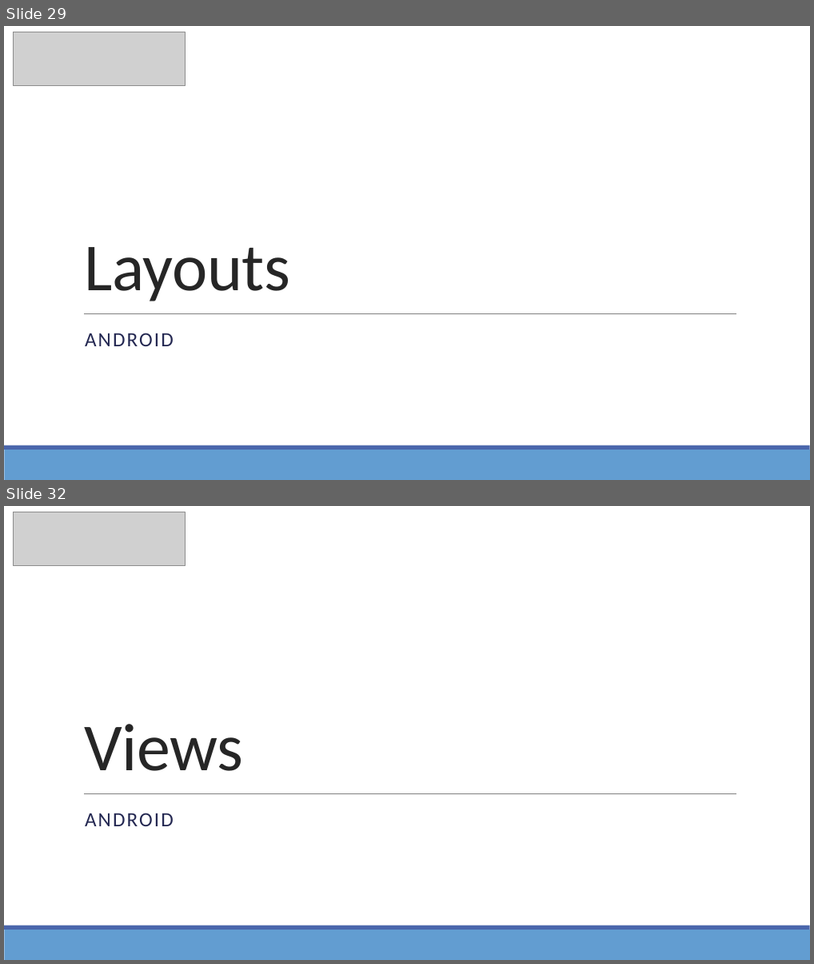
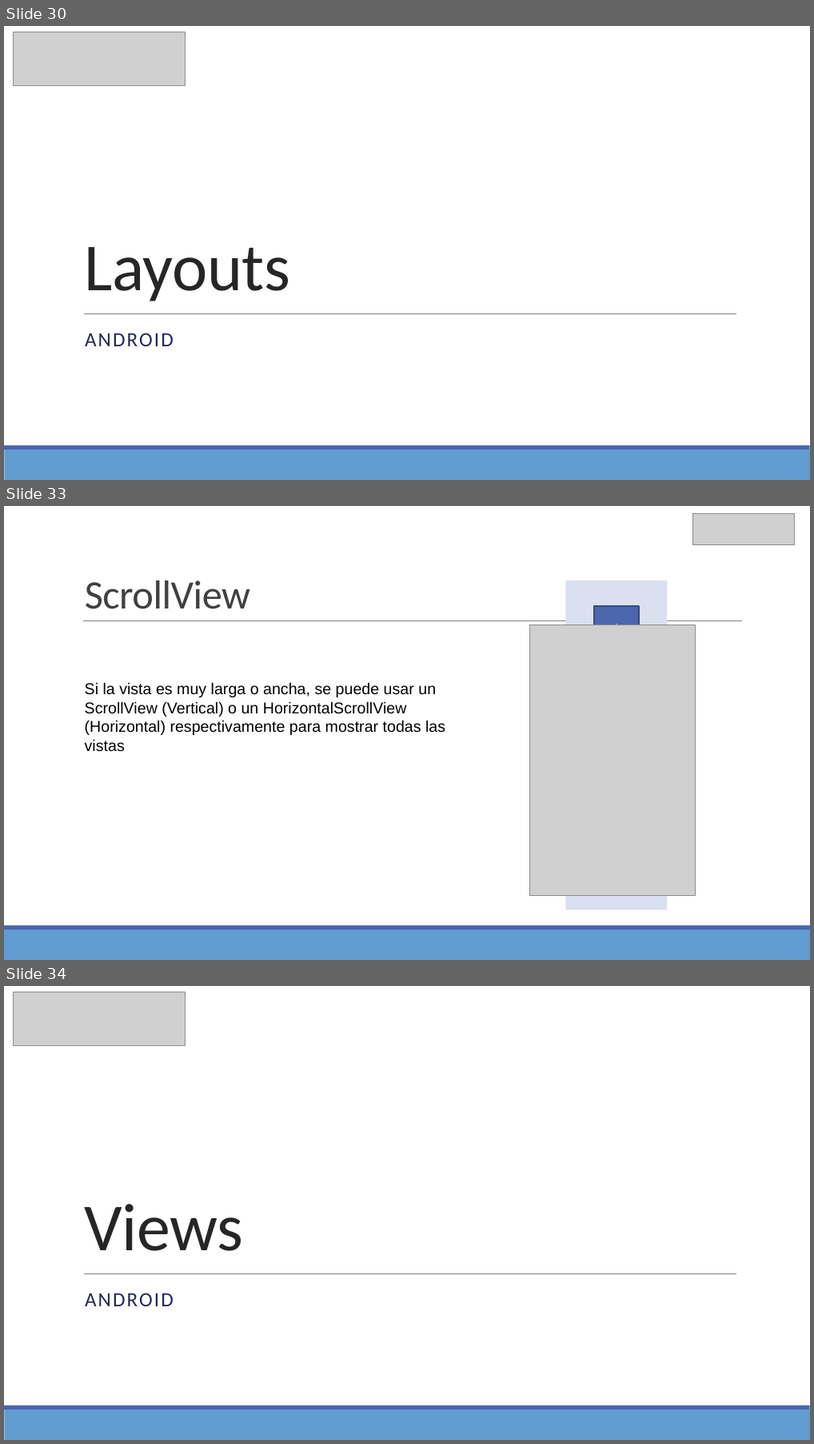
Before and after one commit to Domiciano/AppMoviles192, a slide deck: Clase1/Clase 1.pptx. Shown one above the other, each under a label of ours: slides 29 and 32 before the commit, slides 30, 33 and 34 after it; the slides between them are not shown. The pictures are 814x964 and 814x1444 pixels, drawn with LibreOffice and Linux fonts; fonts in the diff are those of the drawing; grey boxes stand for pictures. Boxes give left, top, right and bottom in pixels: in the first picture for what was removed or moved away, otherwise in the second. Text is boxed around its words. In the diff, an @@ line names an element or a change of style, - is before the commit and + after.

```diff
--- a/Clase1/Clase 1.pptx
+++ b/Clase1/Clase 1.pptx
@@ slide 33 added at [4, 506, 810, 960], background #FFFFFF; not listed: 2 template elements that a slide beside it also shows @@
@@ picture added at [693, 513, 794, 544] @@
@@ title added at [85, 580, 250, 609], 36 pt, text #404040 @@
+ScrollView
@@ rectangle added at [566, 580, 668, 909], fill #DAE0EF @@
@@ line added from (83, 621) to (742, 621), #808080 0.5 pt @@
@@ picture added at [530, 624, 695, 895] @@
@@ rectangle added at [594, 606, 638, 650], fill #4A66AC, outline #374B7F 1.25 pt, 14 pt, text #FFFFFF @@
+A
@@ text added at [85, 682, 446, 752], 14 pt, text #000000 @@
+Si la vista es muy larga o ancha, se puede usar un ScrollView (Vertical) o un HorizontalScrollView (Horizontal) respectivamente para mostrar todas las vistas
@@ what was slide 29 is now slide 30 @@
@@ what was slide 32 is now slide 34 @@
```
Also in this commit, not shown: 3 slides changed, 2 other slides added, 2 slides removed, 3 other files.
